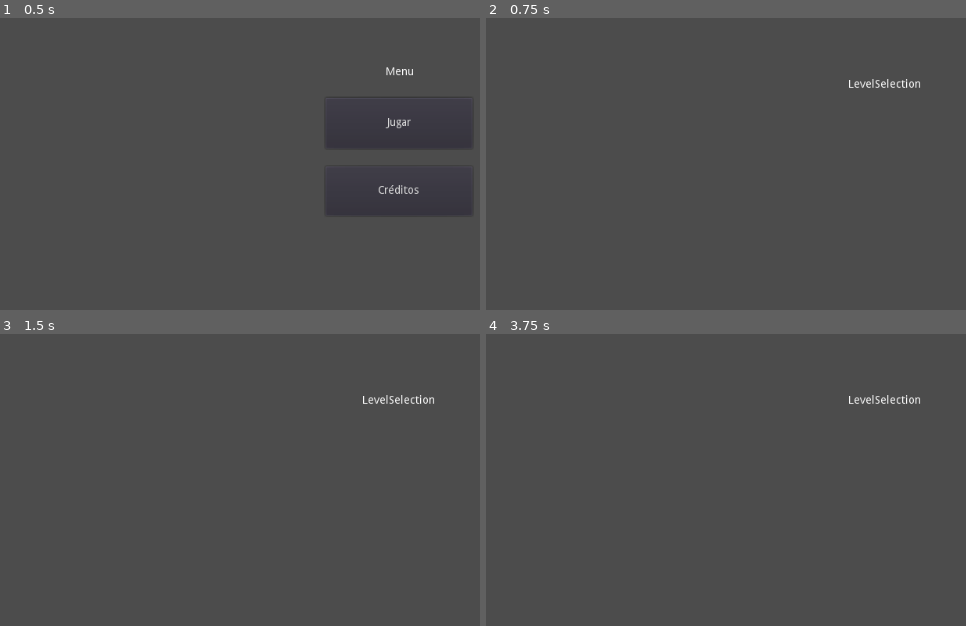
Above: before the commit, frames 1-4 (two rows, left to right).
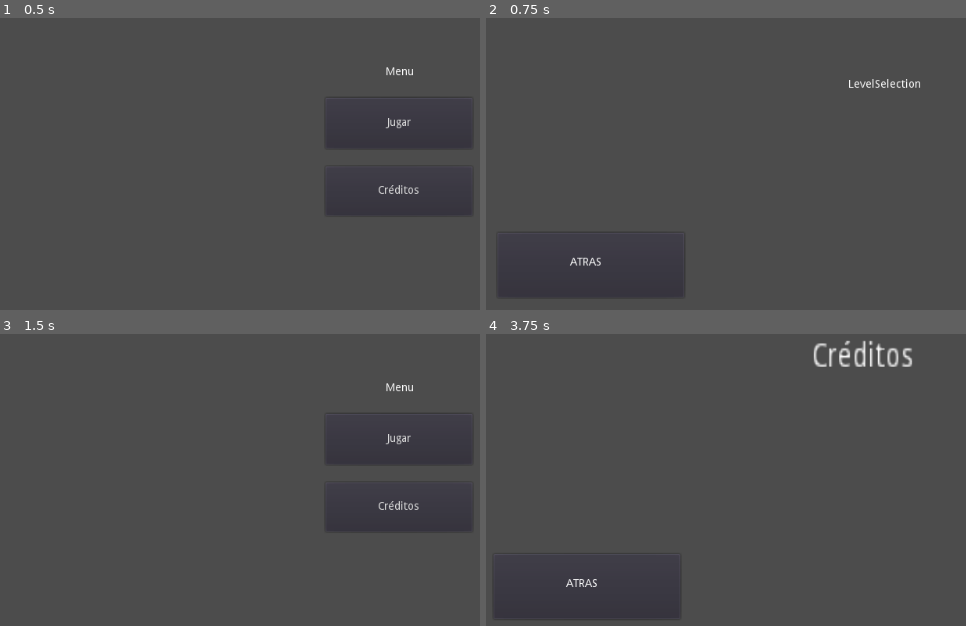
Above: after the commit, the same moments.

Repository: Gonzaa392/ProgramacionParcialN2
Game: Godot game, scene res://Scenes/Menu/Menu.tscn
The game is run twice, just before and just after one commit, with the same random seed, the same clock (stepped at 60 frames per second) and the same inputs. Before the commit the project has no main scene; this scene is started directly in both runs.
Inputs (mouse positions are in pixels of both pictures, inside the frame that each line leads up to):
- Up to frame 1 (0.5 s): no input
- Up to frame 2 (0.75 s): click "Jugar" at 0.5 s
- Up to frame 3 (1.5 s): click (105, 582) at 1.25 s, where only the run after the commit has a clickable "ATRAS"
- Up to frame 4 (3.75 s): click (884, 439) at 2 s, where only the run after the commit has a clickable "Jugar"; click (591, 582) at 2.75 s, where only the run after the commit has a clickable "ATRAS"; click (884, 506) at 3.5 s, where only the run after the commit has a clickable "Créditos"

Frame 1 is identical in both runs. In frame 2, 0.1% of the frame differs, in the area x 17-24%, y 81-85%; in frame 3, 0.6%; in frame 4, 1.2%, in the area x 3-91%, y 2-98%.

Commit message:
0.3.1
Rutas de escenas arregladas

Diff:
--- a/Parcial Programación - N°2/Scenes/Menu/Creditos.tscn
+++ b/Parcial Programación - N°2/Scenes/Menu/Creditos.tscn
@@ -9,6 +9,7 @@
 margin_top = 507.779
 margin_right = 249.755
 margin_bottom = 590.779
+target_scene = "res://Scenes/Menu/Menu.tscn"
 
 [node name="Label" type="Label" parent="."]
 margin_left = 418.0
--- a/Parcial Programación - N°2/Scenes/Menu/LevelSelection.tscn
+++ b/Parcial Programación - N°2/Scenes/Menu/LevelSelection.tscn
@@ -1,4 +1,6 @@
-[gd_scene format=2]
+[gd_scene load_steps=2 format=2]
+
+[ext_resource path="res://Scenes/Buttons/Back.tscn" type="PackedScene" id=1]
 
 [node name="Node2D" type="Node2D"]
 
@@ -12,3 +14,10 @@
 __meta__ = {
 "_edit_use_anchors_": false
 }
+
+[node name="Back" parent="." instance=ExtResource( 1 )]
+margin_left = 16.2768
+margin_top = 500.528
+margin_right = 255.278
+margin_bottom = 583.528
+target_scene = "res://Scenes/Menu/Menu.tscn"
--- a/Parcial Programación - N°2/Scenes/Menu/Menu.tscn
+++ b/Parcial Programación - N°2/Scenes/Menu/Menu.tscn
@@ -38,6 +38,6 @@
 __meta__ = {
 "_edit_use_anchors_": false
 }
-target_scene = "res://Scenes/Creditos.tscn"
+target_scene = "res://Scenes/Menu/Creditos.tscn"
 [connection signal="pressed" from="Game" to="Game" method="_on_Button_pressed"]
 [connection signal="pressed" from="Creditos" to="Creditos" method="_on_Button_pressed"]
--- a/Parcial Programación - N°2/Scripts/Button.gd
+++ b/Parcial Programación - N°2/Scripts/Button.gd
@@ -8,7 +8,7 @@
 
 # Called when the node enters the scene tree for the first tim
 func _ready():
-	connect("pressed", self, "on_button_pressed")
+	connect("pressed", self, "on_Button_pressed")
 
 func _on_Button_pressed():
 	var err = get_tree().change_scene(target_scene)
--- a/Parcial Programación - N°2/project.godot
+++ b/Parcial Programación - N°2/project.godot
@@ -16,6 +16,7 @@
 [application]
 
 config/name="Parcial Programación - N° 2"
+run/main_scene="res://Scenes/Menu/Menu.tscn"
 config/icon="res://icon.png"
 
 [rendering]
